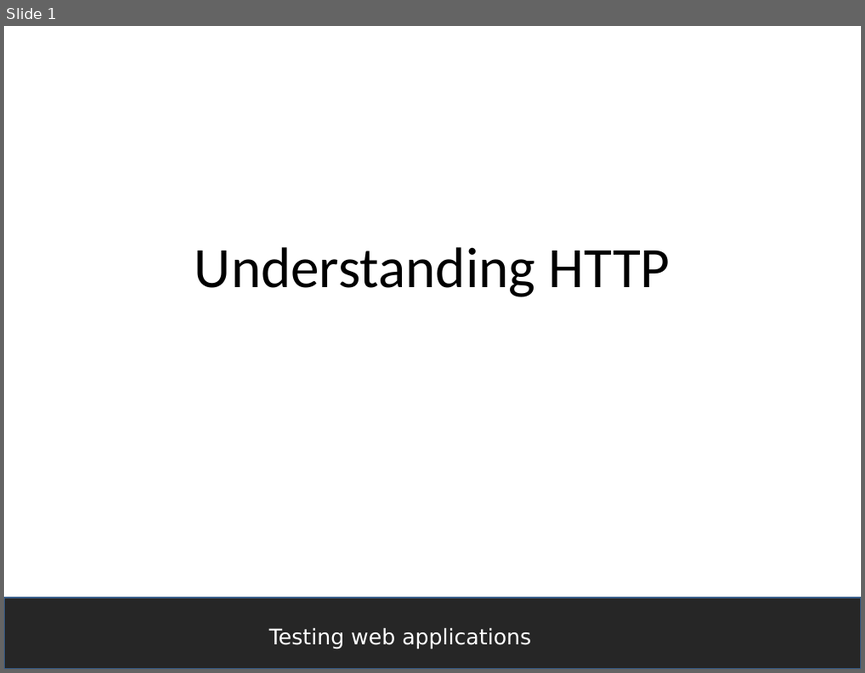
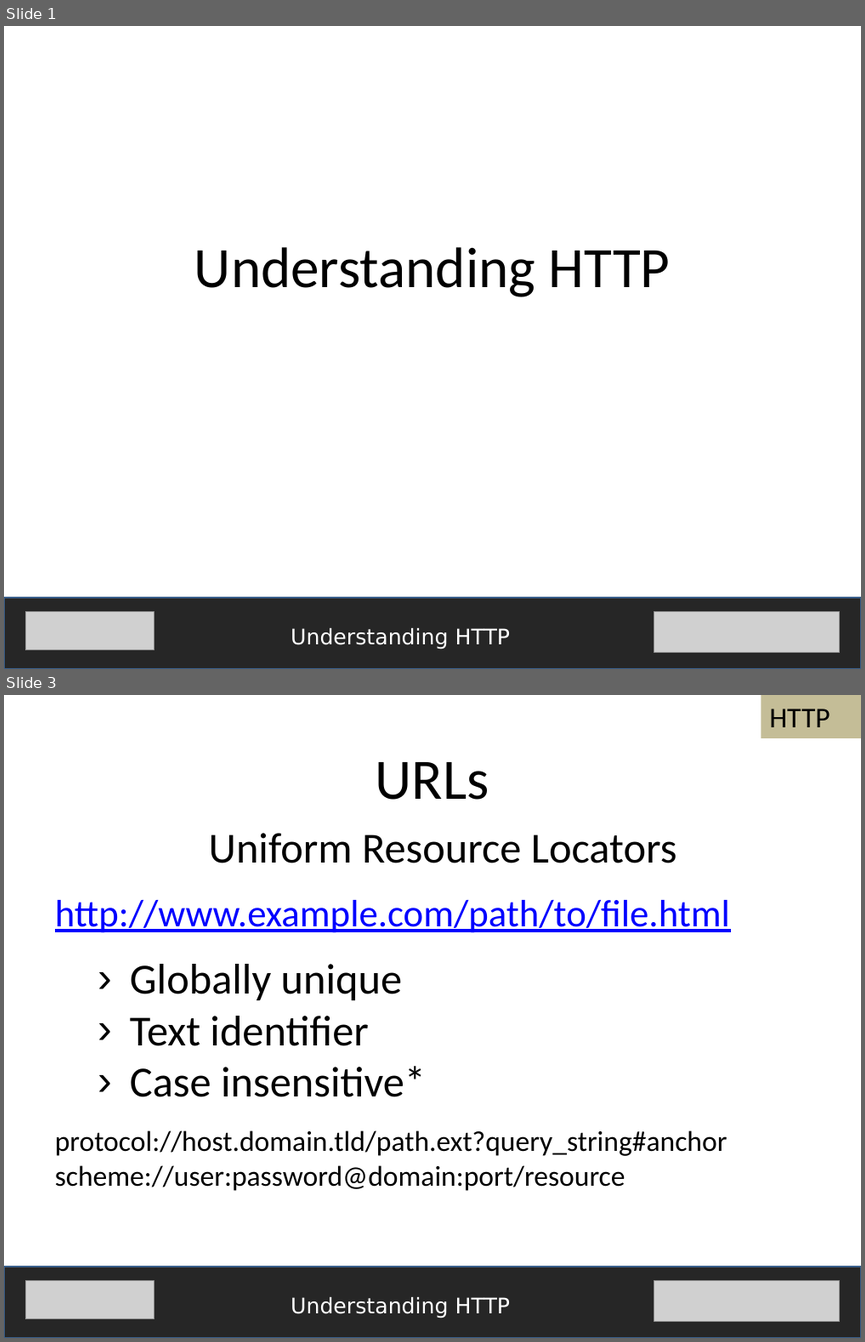
Before and after one commit to fijiaaron/testing-web-apps-and-services, a slide deck: presentations/Understanding HTTP.pptx. Shown one above the other, each under a label of ours: slide 1 before the commit, slides 1 and 3 after it; the slides between them are not shown. The pictures are 865x673 and 865x1342 pixels, drawn with LibreOffice and Linux fonts; fonts in the diff are those of the drawing; grey boxes stand for pictures. Boxes give left, top, right and bottom in pixels: in the first picture for what was removed or moved away, otherwise in the second. Text is boxed around its words. In the diff, an @@ line names an element or a change of style, - is before the commit and + after.

Commit message:
finished understanding web services presentation

```diff
--- a/presentations/Understanding HTTP.pptx
+++ b/presentations/Understanding HTTP.pptx
@@ slide 3 added at [4,695,861,1338], background #FFFFFF @@
@@ rectangle added at [760,695,861,737], fill #C4BD97, 24 pt, text #000000 @@
+HTTP
@@ text added at [375,762,489,800], 48 pt, text #000000 @@
+URLs
@@ text added at [55,833,730,1191], 24 pt, text #000000 @@
+Uniform Resource Locators
+http://www.example.com/path/to/file.html
+  › Globally unique
+  › Text identifier
+  › Case insensitive*
+  protocol://host.domain.tld/path.ext?query_string#anchor
+  scheme://user:password@domain:port/resource
@@ rectangle added at [4,1266,861,1338], fill #262626, outline #3A5F8C 2 pt @@
@@ picture added at [25,1280,154,1319] @@
@@ picture added at [653,1280,840,1321] @@
@@ text added at [290,1297,510,1318], 18 pt, text #FFFFFF @@
+Understanding HTTP
@@ slide 1 changed as well @@
@@ picture added at [25,611,154,650] @@
@@ picture added at [653,611,840,652] @@
@@ text at [290,628,510,649]: text changed @@
-Testing web applications
+Understanding HTTP
```
Also in this commit, not shown: 20 other slides added, 2 other files.
